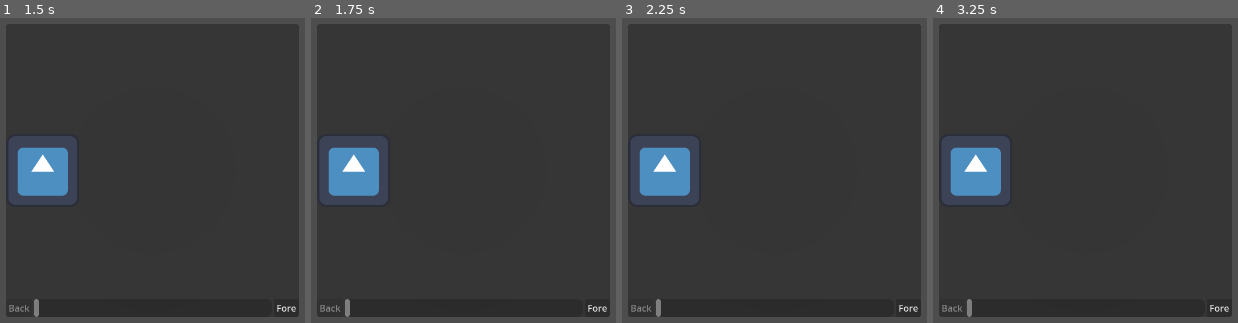
Above: before the commit, frames 1-4 (left to right).
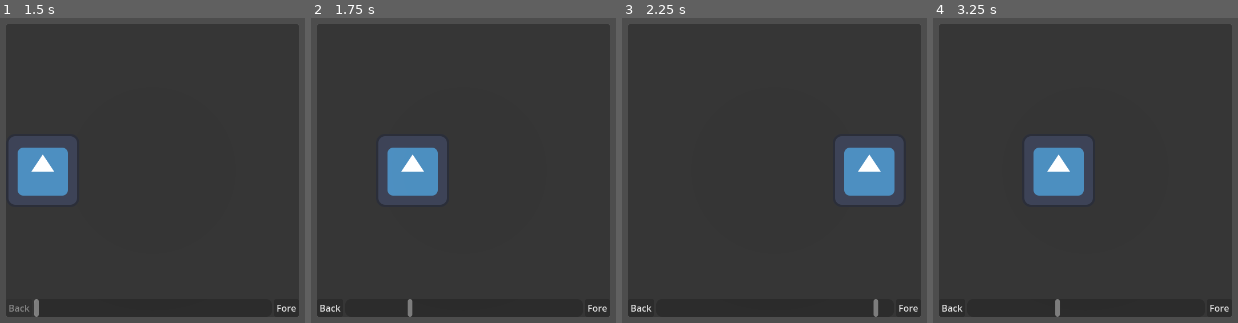
Above: after the commit, the same moments.

Repository: rakkarage/test-input
Game: Godot game, scene res://node_3d.tscn
Two runs of this game, one before a commit and one after it. Both use one fixed random seed, a clock stepped at 60 frames per second and the inputs below. The engine's default icon, where the game draws it, is replaced by a stand-in: a white triangle on a blue panel in a dark square.
Inputs (mouse positions are in pixels of both pictures, inside the frame that each line leads up to):
- Up to frame 1 (1.5 s): tap Enter at 0.5 s; move the mouse to (outside the picture) at 0.52 s; click (outside the picture) at 0.67 s; tap Space at 1.25 s; drag from (outside the picture) to (112, 258) at 1.27 s
- Up to frame 2 (1.75 s): no input
- Up to frame 3 (2.25 s): move the mouse to (853, 72) at 2.02 s; click (853, 72) at 2.17 s
- Up to frame 4 (3.25 s): tap Enter at 2.75 s; drag from (1045, 258) to (outside the picture) at 2.77 s

Frame 1 is identical in both runs. In frame 2, 9.0% of the frame differs, in the area x 2-45%, y 38-99%; in frame 3, 10%; in frame 4, 10%, in the area x 2-53%, y 38-99%.

Commit message:
mouse filter

Diff:
--- a/control.tscn
+++ b/control.tscn
@@ -19,6 +19,7 @@
 anchor_bottom = 1.0
 grow_horizontal = 2
 grow_vertical = 2
+mouse_filter = 1
 
 [node name="VBoxContainer" type="VBoxContainer" parent="PanelContainer"]
 layout_mode = 2
@@ -26,6 +27,7 @@
 [node name="Control" type="Control" parent="PanelContainer/VBoxContainer"]
 layout_mode = 2
 size_flags_vertical = 3
+mouse_filter = 1
 
 [node name="HBoxContainer" type="HBoxContainer" parent="PanelContainer/VBoxContainer"]
 layout_mode = 2
